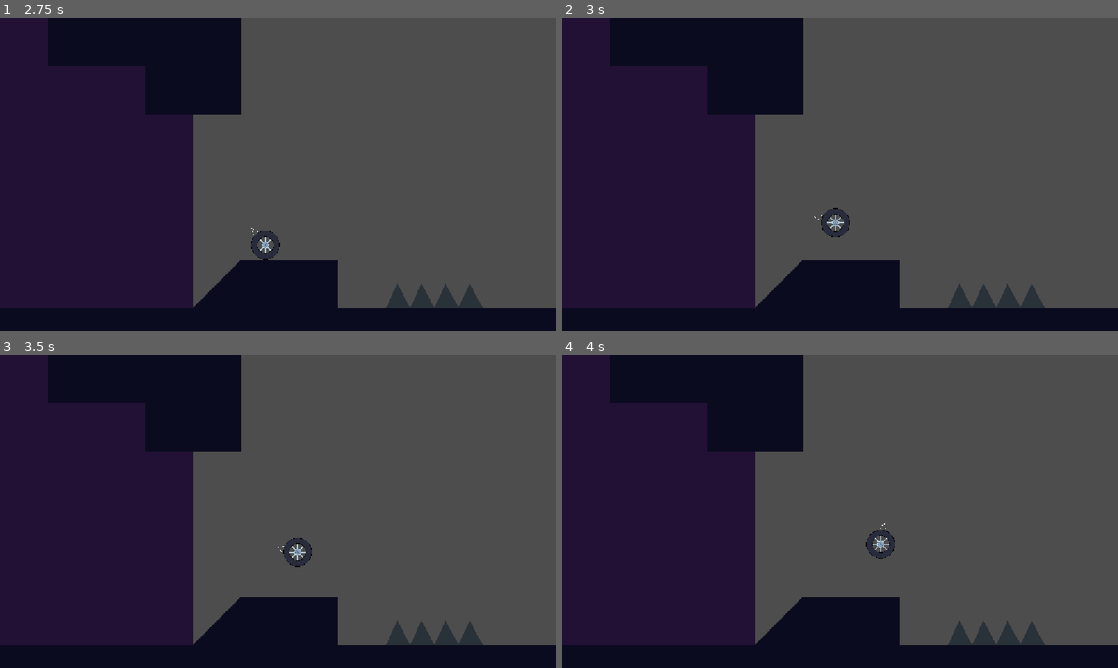
Above: before the commit, frames 1-4 (two rows, left to right).
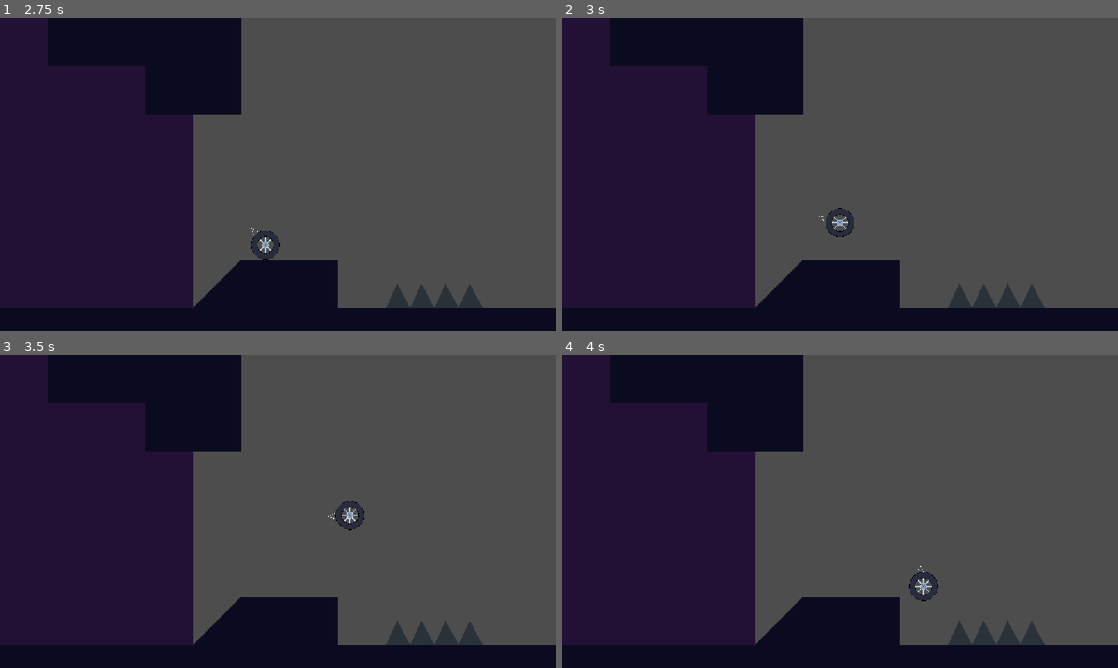
Above: after the commit, the same moments.

Repository: yibist/countDown
Game: Godot game, scene res://scenes/main.tscn
Two runs of this game, one before a commit and one after it. Both use one fixed random seed, a clock stepped at 60 frames per second and the inputs below.
Inputs (mouse positions are in pixels of both pictures, inside the frame that each line leads up to):
- Up to frame 1 (2.75 s): click "Start" at 0.5 s; move the mouse to (400, 158) at 1.27 s; hold D (moveRight) 1.28-2 s; hold Right mouse button (reelInGrapleHook) 1.28-2 s; tap Space (jump) at 1.52, 1.55, 1.82 s; click "1" at 2 s
- Up to frame 2 (3 s): move the mouse to (728, 190) at 2.77 s; hold D (moveRight) from 2.78 s (still down); tap Space (jump) at 2.85 s
- Up to frame 3 (3.5 s): keep holding D (moveRight); tap Space (jump) at 3.02, 3.32 s; right-click (166, 527) at 3.05 s
- Up to frame 4 (4 s): move the mouse to (895, 442) at 3.52 s; release D (moveRight) at 3.53 s; hold A (moveLeft) from 3.53 s (still down); hold Space (jump) from 3.53 s (still down); click (895, 442) at 3.6 s

Frame 1 is identical in both runs. In frame 2, 0.3% of the frame differs, in the area x 45-53%, y 60-70%; in frame 3, 0.6%, in the area x 50-66%, y 46-68%; in frame 4, 0.6%.

Commit message:
cool shit

Diff:
--- a/project.godot
+++ b/project.godot
@@ -59,6 +59,11 @@
 "events": [Object(InputEventKey,"resource_local_to_scene":false,"resource_name":"","device":-1,"window_id":0,"alt_press …(192 unchanged characters)…
 ]
 }
+dash={
+"deadzone": 0.2,
+"events": [Object(InputEventKey,"resource_local_to_scene":false,"resource_name":"","device":-1,"window_id":0,"alt_pressed":false,"shift_pressed":false,"ctrl_pressed":false,"meta_pressed":false,"pressed":false,"keycode":0,"physical_keycode":4194325,"key_label":0,"unicode":0,"location":0,"echo":false,"script":null)
+]
+}
 
 [physics]
 
--- a/scenes/levels/level_test.tscn
+++ b/scenes/levels/level_test.tscn
@@ -25,10 +25,10 @@
 collision_mask = 3
 
 [node name="CollisionShape2D" type="CollisionShape2D" parent="StaticBody2D" unique_id=149417009]
-position = Vector2(247.5, 44.5)
+position = Vector2(369.5, 149.49997)
 shape = SubResource("RectangleShape2D_it6un")
 
 [node name="Sprite2D" type="Sprite2D" parent="StaticBody2D" unique_id=756394003]
-position = Vector2(247.5, 44.50003)
+position = Vector2(369.5, 149.5)
 scale = Vector2(0.16896121, 0.15657622)
 texture = ExtResource("2_dopym")
--- a/scripts/graple_head.gd
+++ b/scripts/graple_head.gd
@@ -6,6 +6,7 @@
 var hit: bool = false
 var rope: PinJoint2D;
 var ropeLength: float;
+var reeling: bool = false
 
 func _ready() -> void:
 	top_level = true;
@@ -32,12 +33,16 @@
 func _process(delta: float) -> void:
 	if Input.is_action_just_pressed("ungraple"):
 		despawn()
-	if Input.is_action_pressed("reelInGrapleHook"):
+	if Input.is_action_just_pressed("reelInGrapleHook"):
+		reeling = true
+	if Input.is_action_just_released("reelInGrapleHook"):
+		reeling = false
 
+	if reeling:
 		ropeLength -= delta * 200
 		if ropeLength < 50:
 			ropeLength = 50
-	print(hit)
+
 	if not hit:
 		var collision = move_and_collide(move_direction * speed * delta)
 		if collision:
--- a/scripts/player.gd
+++ b/scripts/player.gd
@@ -5,39 +5,45 @@
 const JUMP_VELOCITY = -400.0
 const ACCELERATION = 20.0
 const FRICTION = 8.0
+const SWINGFORCE = 300
+var jumps = 2;
 
 
 func _physics_process(delta: float) -> void:
+
+	var hookPoint = grapleHead.global_position
+	var maxLength = grapleHead.ropeLength
+	var toPlayer = global_position - hookPoint
+	var distance = toPlayer.length()
+
+
 	if not is_on_floor():
 		velocity += get_gravity() * delta
+	if is_on_floor():
+		jumps = 2
 
-	if Input.is_action_pressed("jump") and is_on_floor():
+	if Input.is_action_just_pressed("jump") && jumps > 0:
 		velocity.y = JUMP_VELOCITY
+		jumps -= 1
 
+	var isSwinging = grapleHead.hit and distance >= maxLength
+	var direction := Input.get_axis("moveLeft", "moveRight")
 
-	var direction := Input.get_axis("moveLeft", "moveRight")
-	if direction and is_on_floor():
-		velocity.x = move_toward(velocity.x, direction * SPEED, ACCELERATION)
+	if isSwinging:
+		var directionToHook = toPlayer.normalized()
+		var radialVelocity = directionToHook * velocity.dot(directionToHook)
+		var tangentialVelocity = velocity - radialVelocity
 
-	elif is_on_floor():
-		velocity.x = move_toward(velocity.x, 0, FRICTION)
+		if direction:
+			var perpendicular = Vector2(-directionToHook.y, directionToHook.x)
+			tangentialVelocity -= perpendicular * direction * SWINGFORCE * delta
 
-
+		velocity = tangentialVelocity
+		global_position = hookPoint + directionToHook * maxLength
+	else:
+		if direction:
+			velocity.x = move_toward(velocity.x, direction * SPEED, ACCELERATION)
+		elif is_on_floor():
+			velocity.x = move_toward(velocity.x, 0, FRICTION)
 
 	move_and_slide()
-	if grapleHead.hit:
-		var hook_point = grapleHead.global_position
-		var max_length = grapleHead.ropeLength
-
-		var to_player = global_position - hook_point
-		var distance = to_player.length()
-
-		if distance > max_length:
-			var direction_to_hook = to_player.normalized()
-
-			var radial_velocity = direction_to_hook * velocity.dot(direction_to_hook)
-			var tangential_velocity = velocity - radial_velocity
-
-			velocity = tangential_velocity
-
-			global_position = hook_point + direction_to_hook * max_length
